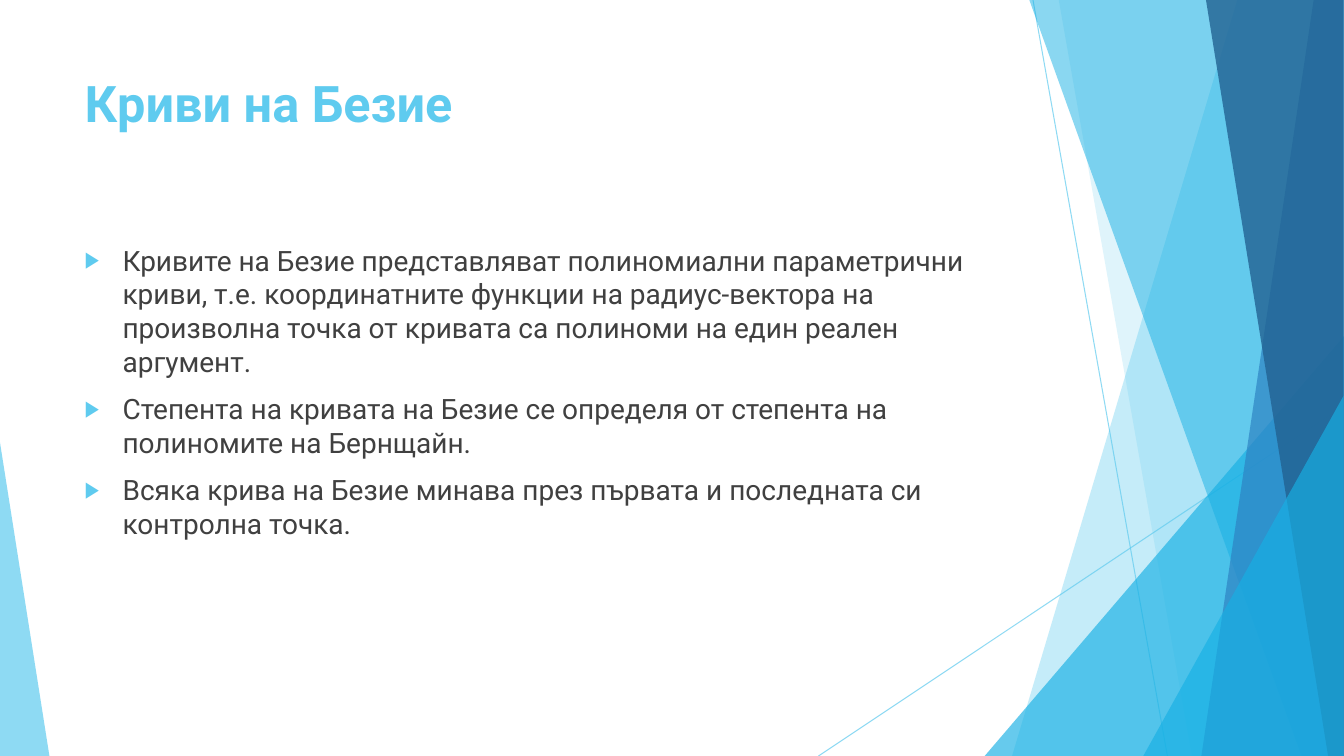
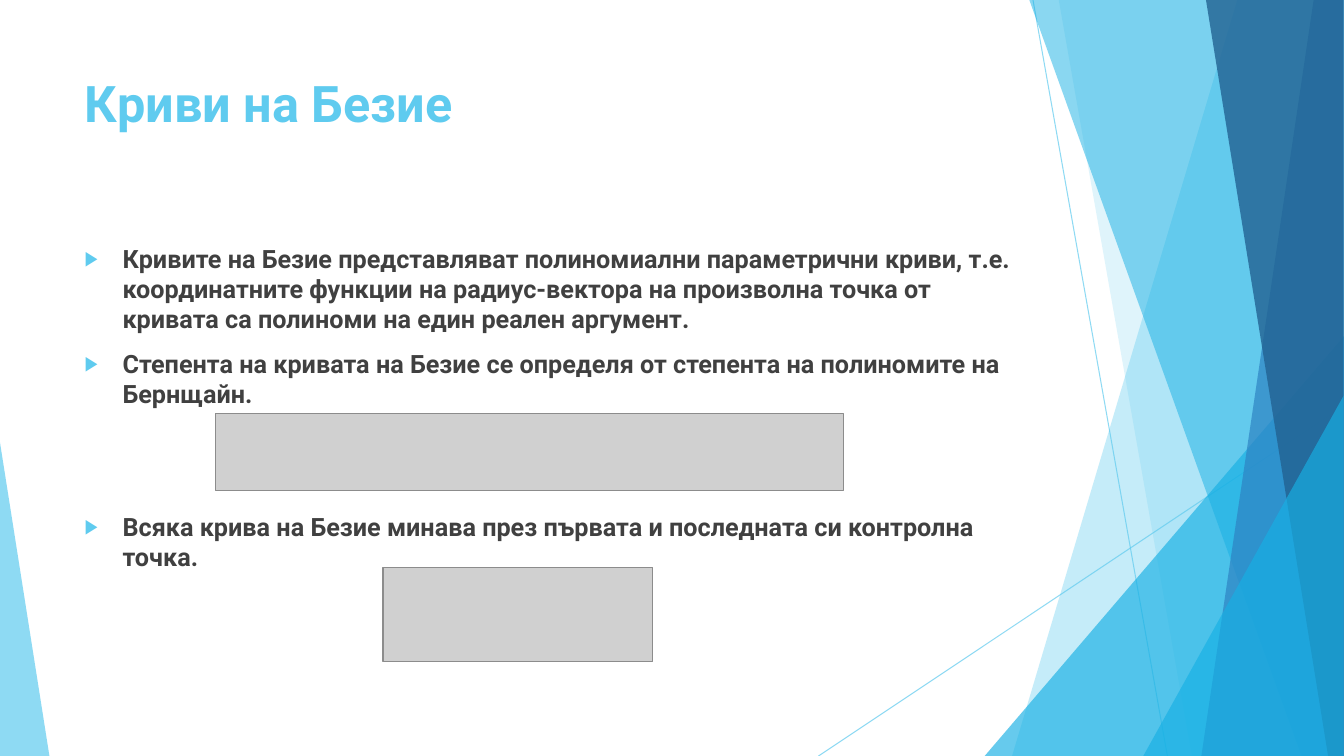
Before and after one commit to todorzhelev/STS, a slide deck: slide 2 of presentation/PresentationFinal.pptx. Drawn at 1344x756 pixels with LibreOffice and Linux fonts; fonts in the diff are those of the drawing; grey boxes stand for pictures; background and template pictures are left out. Boxes give left, top, right and bottom in pixels: in the first picture for what was removed or moved away, otherwise in the second. Text is boxed around its words. In the diff, an @@ line names an element or a change of style, - is before the commit and + after.

```diff
--- a/presentation/PresentationFinal.pptx
+++ b/presentation/PresentationFinal.pptx
@@ text "Кривите на Безие представляват полиномиални ..." at [123,250,1010,567]: size 20 to 18 pt, bold on @@
@@ picture added at [216,413,844,490] @@
@@ picture added at [383,568,653,662] @@
```
Also in this commit, not shown: 1 other slide changed, 2 other files.
